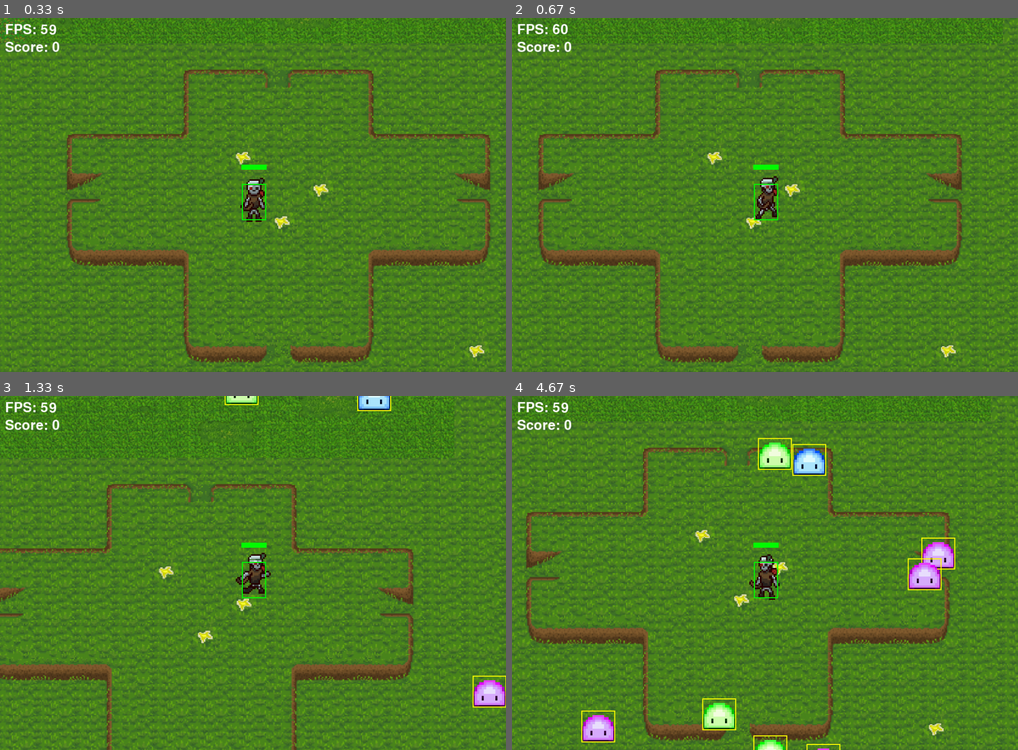
Above: before the commit, frames 1-4 (two rows, left to right).
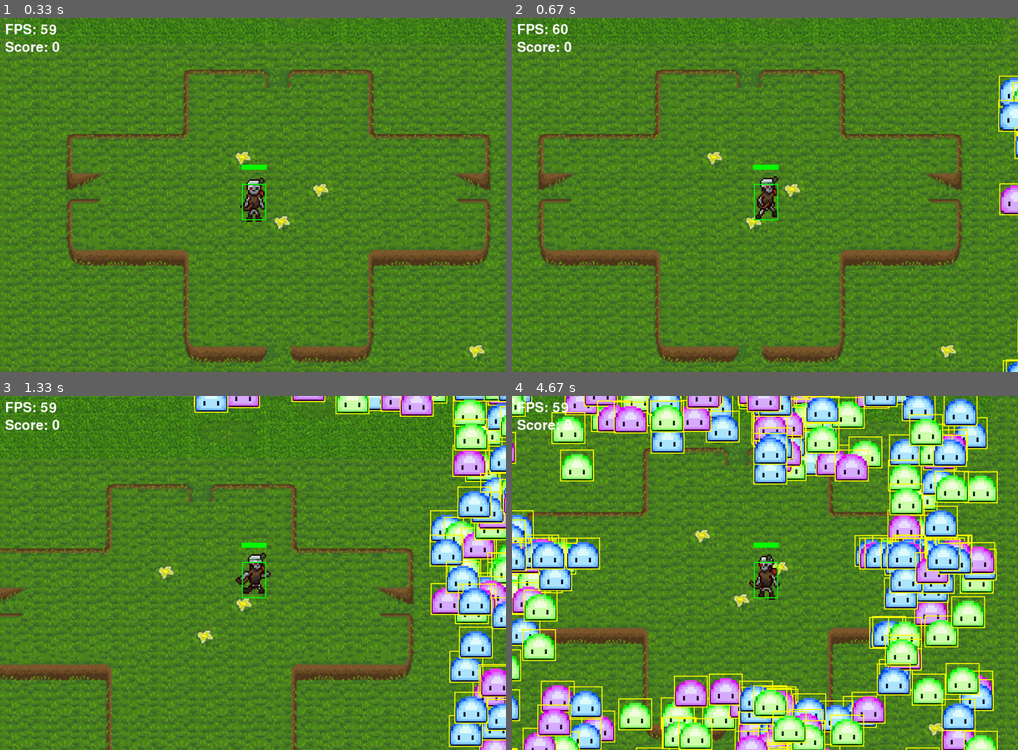
Above: after the commit, the same moments.

Repository: Axlzs/Pygame-project
Game: pygame game, started from entry.py
Same seed, same stepped clock (60 frames per second), same inputs: the game is played once before the commit and once after it.
Inputs:
- Up to frame 1 (0.33 s): no input
- Up to frame 2 (0.67 s): hold D from 0.33 s (still down)
- Up to frame 3 (1.33 s): release D at 0.8 s; hold W 0.83-1.13 s; tap Space at 0.9, 1.23 s; hold D from 1.17 s (still down)
- Up to frame 4 (4.67 s): tap Space at 1.53, 1.73, 2.03, 2.3, 2.63, 2.93, 3.07, 3.47, 3.77, 4.13, 4.53 s; release D at 1.63 s; hold A 1.67-2.2 s; hold S 2.23-2.53 s; hold A 2.57-2.97 s; hold W 3-3.37 s; hold D 3.4-4.03 s; hold S 4.07-4.43 s; hold A from 4.47 s (still down)

Frame 1 is identical in both runs. In frame 2, 1.0% of the frame differs, in the area x 96-100%, y 16-100%; in frame 3, 12%; in frame 4, 40%, in the area x 0-96%, y 0-100%.

Commit message:
running back the spawn

Diff:
--- a/entry.py
+++ b/entry.py
@@ -242,7 +242,7 @@
         running: Game status
         last_lift_up: The last key that was released
     """
-    global running, last_lift_up, player_health, last_shot_time, current_time, action, frame
+    global running, last_lift_up, player_health, last_shot_time, current_time, action, frame, score
     global modifier
 
     for event in pygame.event.get():
@@ -264,6 +264,8 @@
                 # Optionally, handle enemy destruction or other effects here
                 if damaged_enemy.health <=0:
                     enemies.remove(damaged_enemy)
+                    score+=1
+
 
             #ENEMY_DAMAGE_EVENTS[enemy.id]
             #because the player has mele attacks as well
@@ -550,6 +552,7 @@
     # Adjust speed based on linear or diagonal movement
     if ((enemy_x > player.x) or (enemy_x < player.x)) and ((enemy_y > player.y) or (enemy_y < player.y)):
         speed = speed_diagonal # Reduce speed for diagonal movement
+
     else:
         speed = speed_linear
 
@@ -586,13 +589,13 @@
             alive_count += 1
     return alive_count
 
-def addEnemies(count):
-    global enemy_count
-    for _ in range(count):
-        enemy_type = random.choice(list(ENEMY_IMAGES.keys()))
-        enemy_count +=1
-        enemy = Enemy(enemy_type, player, enemy_count)
-        enemies.add(enemy)
+# def addEnemies(count):
+#     global enemy_count
+#     for _ in range(count):
+#         enemy_type = random.choice(list(ENEMY_IMAGES.keys()))
+#         enemy_count +=1
+#         enemy = Enemy(enemy_type, player, enemy_count)
+#         enemies.add(enemy)
 def handle_arrows_R(player_arrows_R, action):
     global arrow_R
     for arrow_R in player_arrows_R[:]:  # Iterate over a copy of the list
@@ -747,7 +750,7 @@
     # Create enemies
     enemies = pygame.sprite.Group()
     enemy_count=0
-    for _ in range(10):
+    for _ in range(300):
         enemy_type = random.choice(list(ENEMY_IMAGES.keys()))
         enemy_count +=1
         enemy = Enemy(enemy_type, player, enemy_count)
@@ -773,11 +776,7 @@
             game_over_screen()
             break
         health_bar.hp = player_health
-        enemy_yes = alive_enemies(enemies)
-        if enemy_yes < 5:
-            temp = 5 - enemy_yes
-            addEnemies(temp)
-        print(enemy_count)
+        print(score)
         handle_events()
         handle_arrows_all(player_arrows_R, player_arrows_L, player_arrows_UP, action)
         update_animation()
--- a/static_variables.py
+++ b/static_variables.py
@@ -28,7 +28,8 @@
     2: 'images/enemy0.png',
     3: 'images/enemy2.png'}
 ENEMY_ANIMATION_SPEED = 100  # Milliseconds per frame
-ENEMY_DAMAGE = {1: 1, 2: 1.5, 3: 2 }
+ENEMY_DAMAGE = {1: 0, 2: 0, 3: 0 }
+# ENEMY_DAMAGE = {1: 1, 2: 1.5, 3: 2 }
 
 ###########PLAYER###########
 PLAYER_DAMAGE = {1: 0.8, 2: 0.6, 3: 1}
